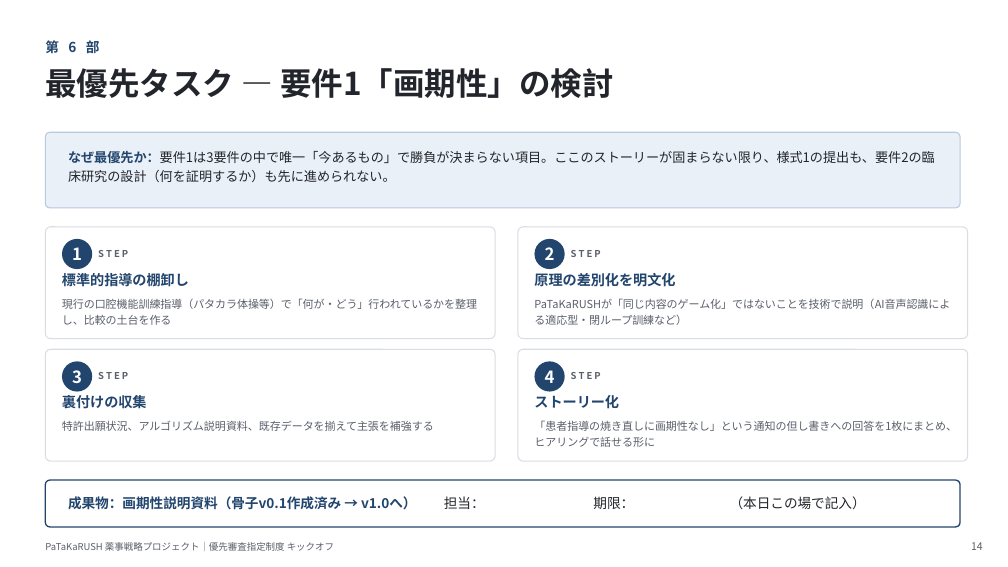
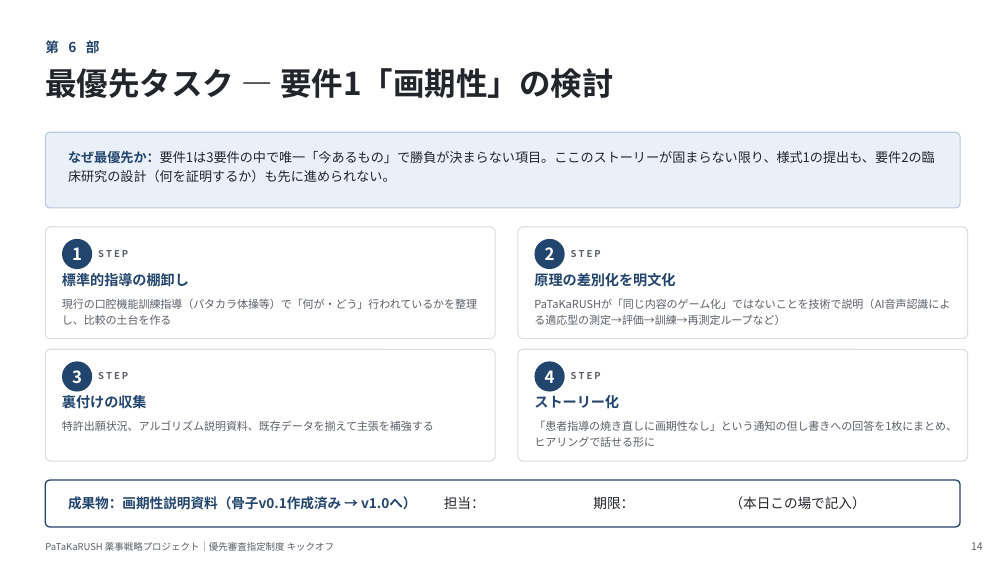
Before and after one commit to Cizeta-connectrum/ProjectManagement, a slide deck: slide 14 of docs/regulatory/09_キックオフ資料_優先審査指定制度.pptx. Drawn at 1008x567 pixels with LibreOffice and Linux fonts; fonts in the diff are those of the drawing. Boxes give left, top, right and bottom in pixels: in the first picture for what was removed or moved away, otherwise in the second. Text is boxed around its words. In the diff, an @@ line names an element or a change of style, - is before the commit and + after.

```diff
--- a/docs/regulatory/09_キックオフ資料_優先審査指定制度.pptx
+++ b/docs/regulatory/09_キックオフ資料_優先審査指定制度.pptx
@@ text at [534, 298, 950, 325]: text changed @@
-PaTaKaRUSHが「同じ内容のゲーム化」ではないことを技術で説明（AI音声認識による適応型・閉ループ訓練など）
+PaTaKaRUSHが「同じ内容のゲーム化」ではないことを技術で説明（AI音声認識による適応型の測定→評価→訓練→再測定ループなど）
```
Also in this commit, not shown: 1 other slide changed, 5 other files.
